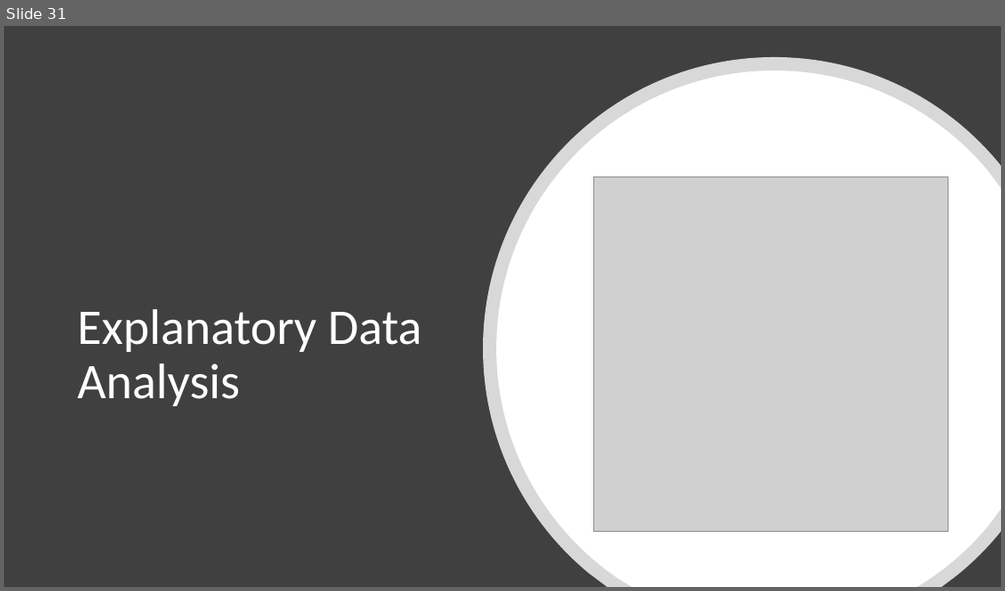
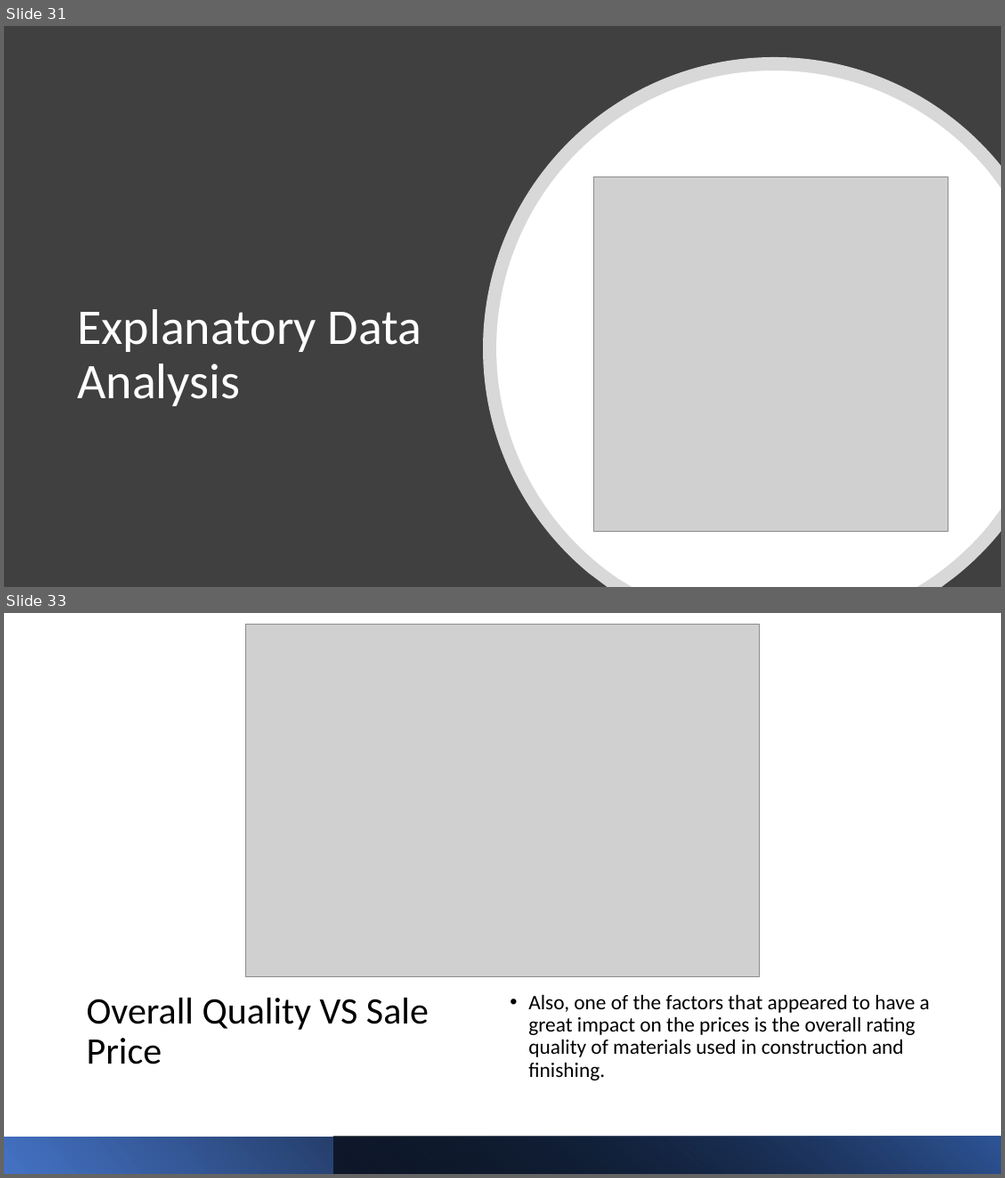
Before and after one commit to Moaaz-Mahmoud/Third-Year-Electrical-Testing-3A, a slide deck: projects-for-the-practical-exam/house-pricing/presentation.pptx. Shown one above the other, each under a label of ours: slide 31 before the commit, slides 31 and 33 after it; the slides between them are not shown. The pictures are 1005x591 and 1005x1178 pixels, drawn with LibreOffice and Linux fonts; fonts in the diff are those of the drawing; grey boxes stand for pictures. Boxes give left, top, right and bottom in pixels: in the first picture for what was removed or moved away, otherwise in the second. Text is boxed around its words. In the diff, an @@ line names an element or a change of style, - is before the commit and + after.

```diff
--- a/projects-for-the-practical-exam/house-pricing/presentation.pptx
+++ b/projects-for-the-practical-exam/house-pricing/presentation.pptx
@@ slide 33 added at (4,613,1001,1174), background #FFFFFF @@
@@ picture added at (245,625,760,976) @@
@@ title added at (87,997,429,1064), 36 pt, text #000000 @@
+Overall Quality VS Sale Price
@@ text added at (528,994,930,1080), 20 pt, text #000000 @@
+• Also, one of the factors that appeared to have a great impact on the prices is the overall rating quality of materials used in construction and finishing.
@@ rectangle added at (4,1136,1001,1174), fill gradient #4472C4 to #000000 @@
@@ rectangle added at (334,1136,1001,1174), fill gradient #000000 to #2F5597 @@
```
Also in this commit, not shown: 2 other slides added, 1 slide removed, 4 other files.
